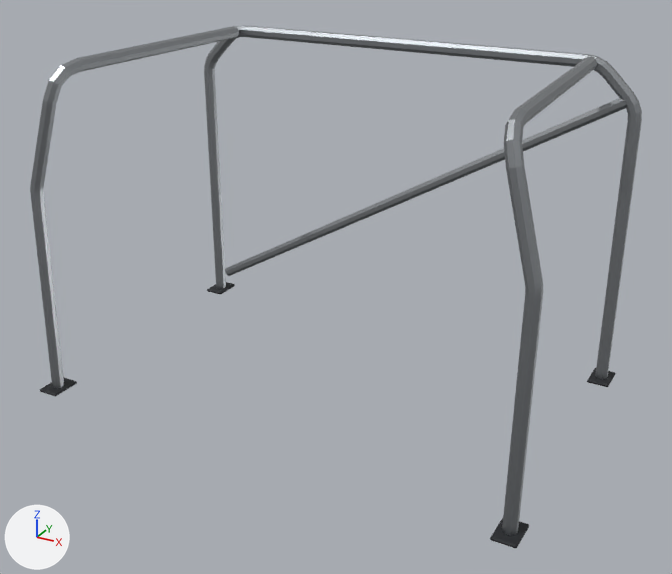
Two versions of the glTF model assets/parts/interior/roll_cage_bolt_in/kaze_gt.glb, one commit apart.
Rendered twice from a 50 mm camera at (1.3, -2.53, 1.01) aimed at (0.02, -0.21, -0.16). Lighting does not change. The marker at lower left points along +X, +Y and +Z. The picture after the commit comes second. Vertices at exactly the same position are counted once.

The older version as bpy lines, for what is in view:
```python
me_model = bpy.data.meshes.new('model')
me_model.from_pydata(...)  # 464 vertices, 896 faces; spans x -1.0..1.0, y -0.63..0.63, z -0.65..0.65
# faces by material slot: [640, 256]
me_model.materials.append(mat_raw_metal)  # grey #a3a7ab
me_model.materials.append(mat_car_atlas)  # picture img_car_atlas
ob_model = bpy.data.objects.new('model', me_model)
ob_model.parent = ob_roll_cage_bolt_in
ob_model.location = (0.0, -0.195, 0.013)
ob_model.scale = (0.8, 0.8, 0.8)
```
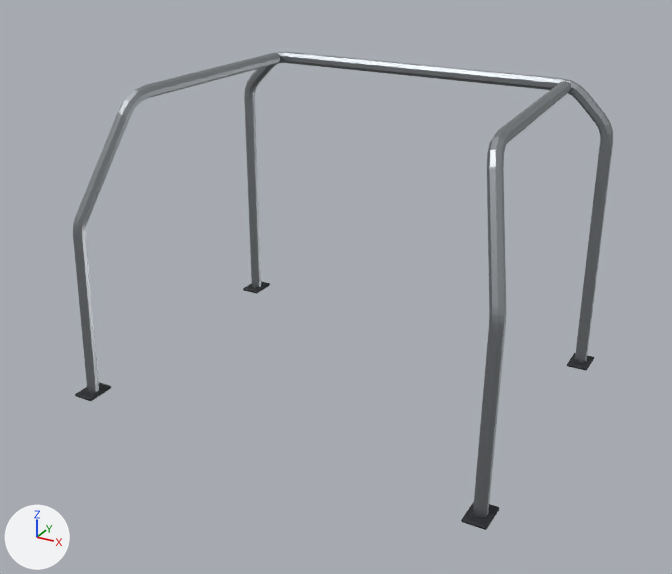
Diff of the bpy script that builds the scene:
```diff
--- a/assets/parts/interior/roll_cage_bolt_in/kaze_gt.glb.py
+++ b/assets/parts/interior/roll_cage_bolt_in/kaze_gt.glb.py
@@ me_model @@
 # used by ob_model
-me_model.from_pydata(...)  # 464 vertices, 896 faces; spans x -1.0..1.0, y -0.63..0.63, z -0.65..0.65
+me_model.from_pydata(...)  # 446 vertices, 864 faces; spans x -1.0..1.0, y -0.76..0.76, z -0.69..0.69
+# me_model part 1: the loose piece of 34 vertices spanning x 0.91..1.0, y 0.51..0.63, z -0.65..-0.64 is moved by (-0.01, 0.12, -0.03)
+# me_model part 2: the loose piece of 34 vertices spanning x -1.0..-0.91, y 0.51..0.63, z -0.65..-0.64 is moved by (0.01, 0.12, -0.03)
+# me_model part 3: the loose piece of 34 vertices spanning x 0.91..1.0, y -0.63..-0.51, z -0.65..-0.64 is moved by (-0.01, -0.12, -0.03)
+# me_model part 4: the loose piece of 34 vertices spanning x -1.0..-0.91, y -0.63..-0.51, z -0.65..-0.64 is moved by (0.01, -0.12, -0.03)
+# me_model part 5: the loose piece of 82 vertices spanning x 0.76..0.98, y -0.59..0.53, z -0.65..0.65 is rebuilt with 82 vertices and now spans x 0.72..0.98, y -0.71..0.65, z -0.68..0.69
+# me_model part 6: the loose piece of 82 vertices spanning x -0.98..-0.76, y -0.59..0.53, z -0.65..0.65 is rebuilt with 82 vertices and now spans x -0.98..-0.72, y -0.71..0.65, z -0.68..0.69
+# me_model part 7: a new loose piece of 146 vertices spanning x -0.98..0.98, y 0.66..0.71, z -0.68..0.68, in mat_raw_metal (grey #a3a7ab)
+# me_model part 8
+# 164 vertices are removed from x -0.98..0.98, y 0.55..0.59, z -0.65..0.65
+# 320 faces are deleted
 me_model.materials.append(mat_raw_metal)
@@ ob_model @@
 ob_model.parent = ob_roll_cage_bolt_in
-ob_model.location = (0.0, -0.195, 0.013)
-ob_model.scale = (0.8, 0.8, 0.8)
+ob_model.location = (0.0, -0.113, -0.0454)
+ob_model.scale = (0.702, 0.702, 0.702)
```

Where the change shows, as pixel boxes [x1, y1, x2, y2] in the pictures (672 x 574 px; the box of a moved part takes in the faces that stretch with it):
'model', reshaped, moved, rescaled (12% narrower, 8% shorter): before [30, 26, 642, 548]; after [73, 52, 613, 530]
part 1 of me_model, moved or reshaped: before [587, 368, 616, 387]; after [567, 353, 594, 371]
part 2 of me_model, moved or reshaped: before [207, 282, 235, 295]; after [243, 281, 270, 294]
part 3 of me_model, moved or reshaped: before [490, 518, 529, 548]; after [461, 502, 499, 530]
part 4 of me_model, moved or reshaped: before [40, 377, 77, 397]; after [75, 382, 111, 401]
part 5 of me_model, rebuilt (9% shorter): before [502, 56, 597, 536]; after [473, 81, 571, 518]
part 6 of me_model, rebuilt (6% shorter): before [30, 26, 239, 388]; after [73, 53, 280, 393]
part 7 of me_model, added: after [244, 52, 613, 363]
part 8 of me_model, deleted: before [204, 26, 642, 379]
